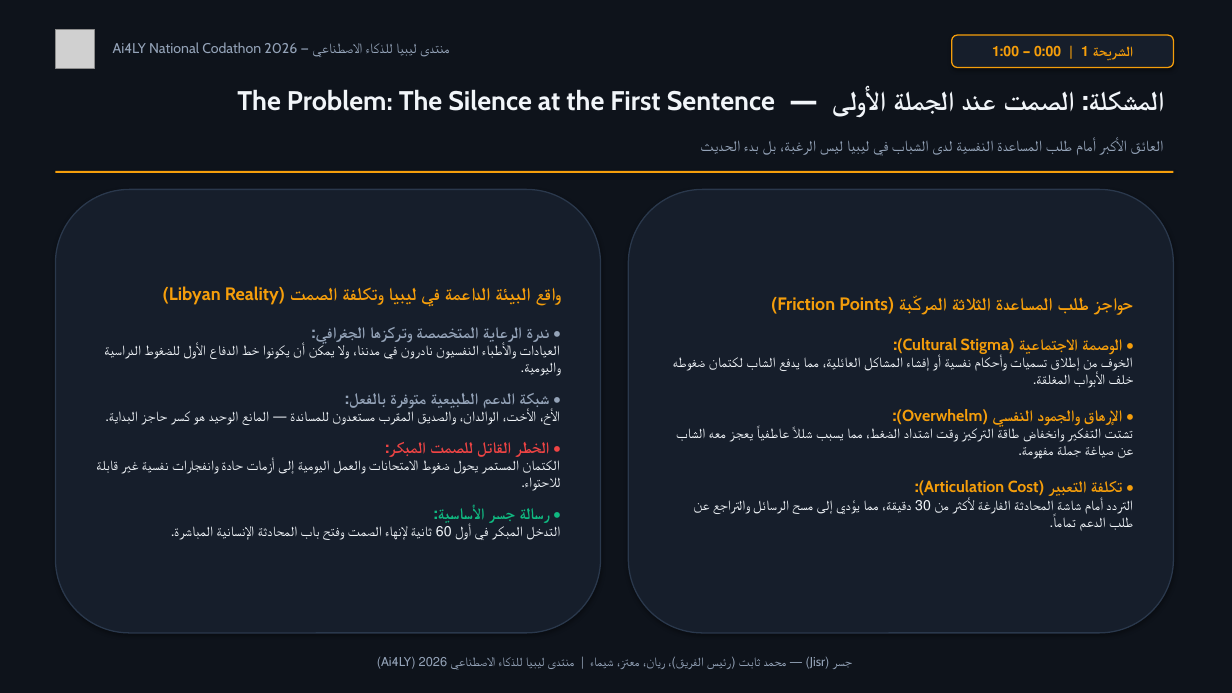
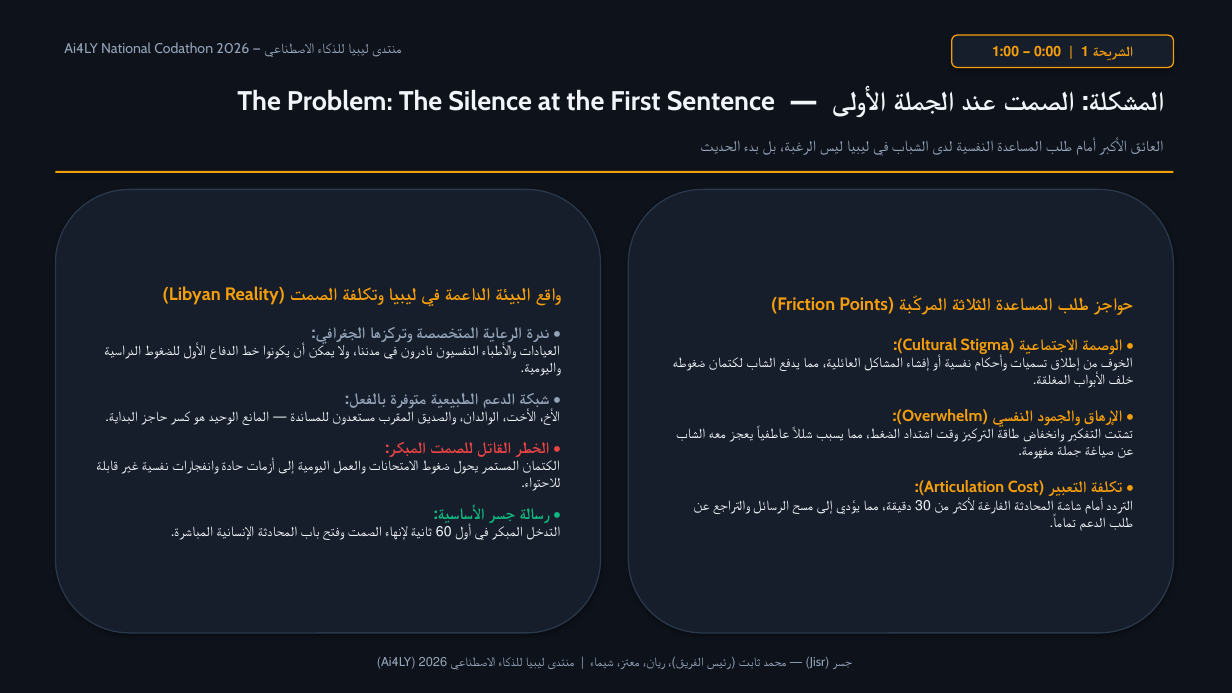
Before and after one commit to Codathon-G3/Jisr, a slide deck: slide 1 of submission/PITCH_DECK.pptx. Drawn at 1232x693 pixels with LibreOffice and Linux fonts; fonts in the diff are those of the drawing; grey boxes stand for pictures. Boxes give left, top, right and bottom in pixels: in the first picture for what was removed or moved away, otherwise in the second. Text is boxed around its words. In the diff, an @@ line names an element or a change of style, - is before the commit and + after.

```diff
--- a/submission/PITCH_DECK.pptx
+++ b/submission/PITCH_DECK.pptx
@@ text "Ai4LY National Codathon 2026 — ..." rewrapped from [113,42,523,666] to [64,42,523,666] @@
@@ picture removed at [55,30,94,68] @@
```
Also in this commit, not shown: 4 other slides changed, 13 other files.
